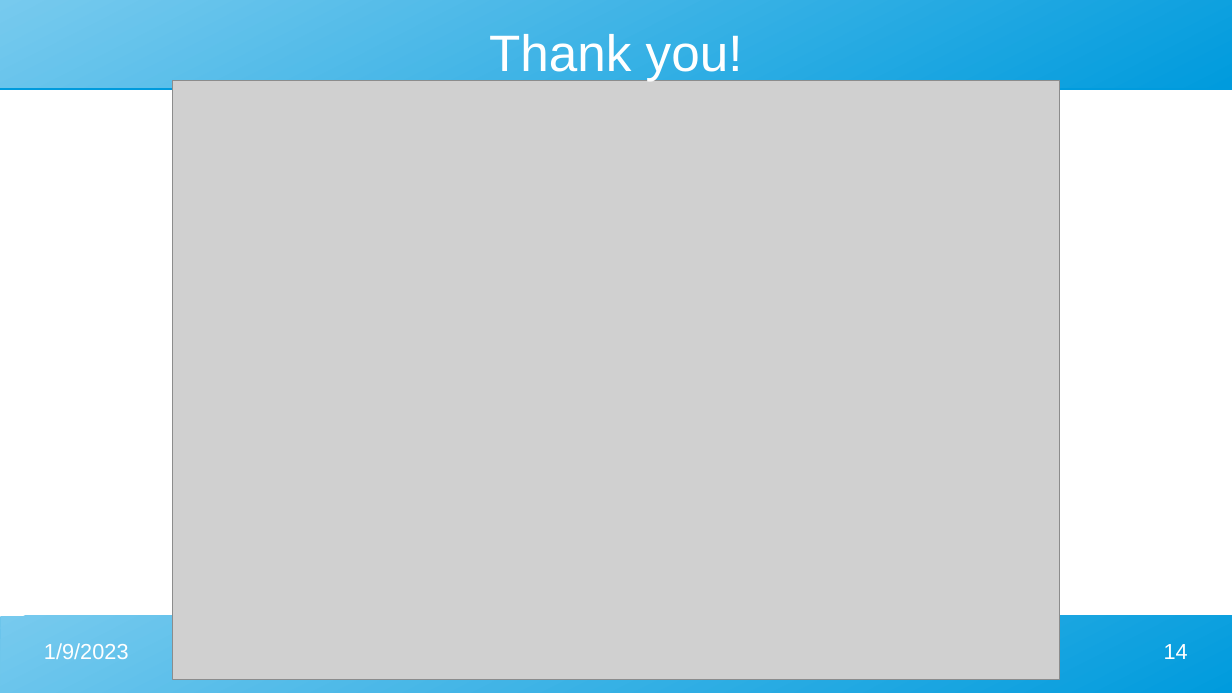
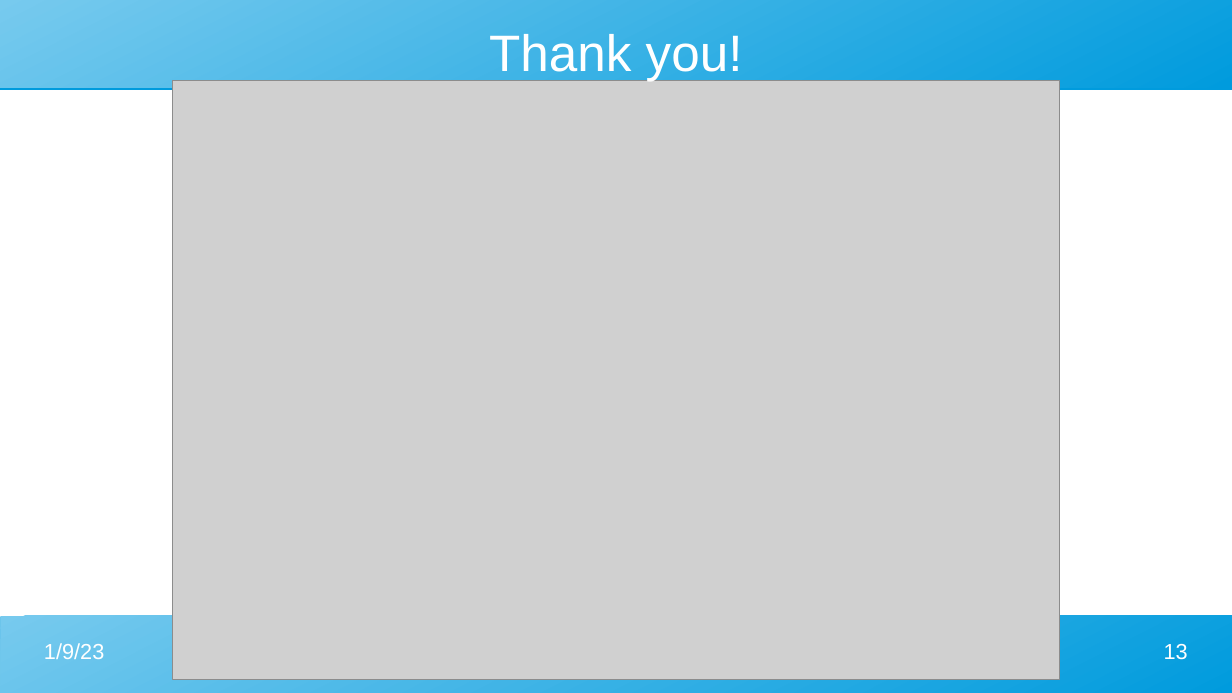
Before and after one commit to Madjeisah/NLP-Interview-Task, a slide deck: slide 13 of presentation.odp (slide 14 before the commit). Drawn at 1232x693 pixels with LibreOffice and Linux fonts; fonts in the diff are those of the drawing; grey boxes stand for pictures. Boxes give left, top, right and bottom in pixels: in the first picture for what was removed or moved away, otherwise in the second. Text is boxed around its words. In the diff, an @@ line names an element or a change of style, - is before the commit and + after.

```diff
--- a/presentation.odp
+++ b/presentation.odp
@@ text at [44, 643, 104, 659]: text changed @@
-1/9/2023
+1/9/23
@@ page number at [1164, 644, 1188, 660]: text changed @@
-14
+13
```
Also in this commit, not shown: 11 other slides changed, 1 slide removed.
